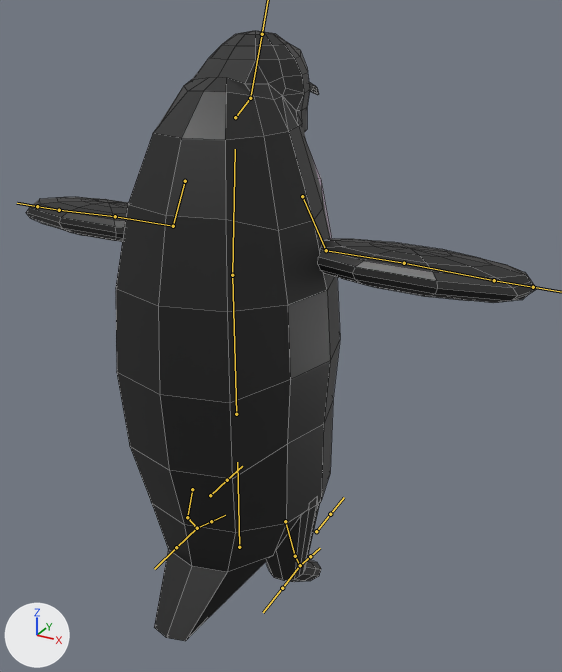
The FBX model Assets/Models/Player/Main/PenguinModel.fbx: old version first, new version second.
The view is the same before and after, from a 50 mm lens placed at (1.4, -2.19, 2.16), pointed at (0.1, 0.17, 0.98). Arrows for +X, +Y and +Z are at lower left; the lights stay in place. The bones that bend it are drawn over the model as lines. Mesh edges are drawn as thin lines.

In view in the first picture: 'Body'.
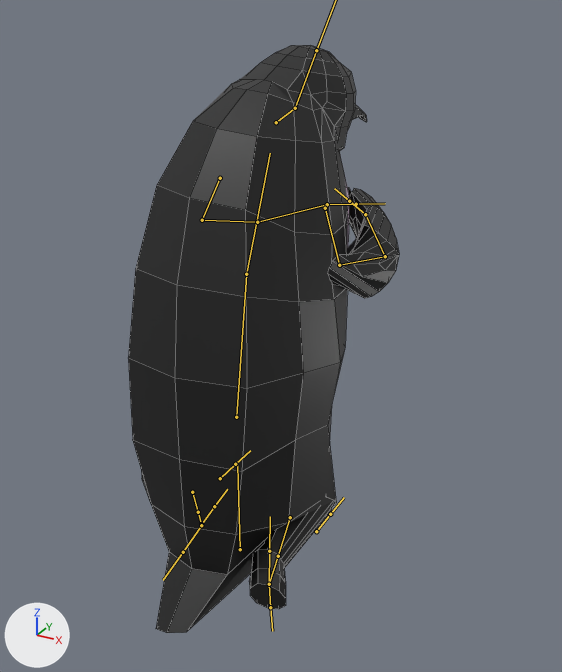
The newer file adds an action. The first version stands in its rest pose; the second is drawn at frame 6 of the action 'Armature|SwordSwing'.

Location of each change, (x1, y1, x2, y2) in pixels of the pictures (562 x 672 px):
'Body', posed (47% narrower)
    before: (26, 30, 536, 641)
    after: (129, 45, 399, 633)
bone 'Hips', root to tip
    before: (239, 547) to (237, 462)
    after: (240, 549) to (237, 464)
bone 'Spine', root to tip
    before: (236, 414) to (232, 275)
    after: (236, 417) to (246, 274)
bone 'Chest', root to tip
    before: (232, 275) to (235, 149)
    after: (246, 274) to (270, 153)
bone 'Upper Arm.L', root to tip
    before: (173, 226) to (115, 216)
    after: (202, 220) to (257, 222)
bone 'Lower Arm.L', root to tip
    before: (115, 216) to (59, 210)
    after: (257, 222) to (327, 204)
bone 'Hand.L', root to tip
    before: (59, 210) to (37, 206)
    after: (327, 204) to (356, 204)
bone 'Upper Arm.R', root to tip
    before: (326, 250) to (404, 263)
    after: (339, 265) to (385, 256)
bone 'Lower Arm.R', root to tip
    before: (404, 263) to (494, 280)
    after: (385, 256) to (365, 214)
bone 'Hand.R', root to tip
    before: (494, 280) to (533, 287)
    after: (365, 214) to (349, 201)
bone 'Upper Leg.L', root to tip
    before: (192, 489) to (187, 517)
    after: (192, 492) to (198, 512)
bone 'Lower Leg.L', root to tip
    before: (187, 517) to (197, 528)
    after: (198, 512) to (201, 524)
bone 'Foot.L', root to tip
    before: (197, 528) to (211, 521)
    after: (201, 524) to (214, 506)
bone 'Upper Leg.R', root to tip
    before: (285, 521) to (295, 556)
    after: (290, 517) to (278, 556)
bone 'Lower Leg.R', root to tip
    before: (295, 556) to (300, 565)
    after: (278, 556) to (269, 584)
bone 'Foot.R', root to tip
    before: (300, 565) to (310, 556)
    after: (269, 584) to (270, 607)

Edits to the bpy script that builds the scene:
```text
Change bone_hips:
    where bone_hips = bpy.data.objects['Armature'].pose.bones['Hips']
    bone_hips.location: (0.0, 0.0, 0.0) -> (0.0, -0.012, 0.0)
Change bone_spine:
    where bone_spine = bpy.data.objects['Armature'].pose.bones['Spine']  # child of 'Hips'
    bone_spine.rotation_quaternion: (1.0, 0.0, 0.0, 0.0) -> (0.997, 0.07, 0.04, 0.009)  # degrees (0, 0, 0) -> degrees (8, 5, 1)
Change bone_chest:
    where bone_chest = bpy.data.objects['Armature'].pose.bones['Chest']  # child of 'Spine'
    bone_chest.rotation_quaternion: (1.0, 0.0, 0.0, 0.0) -> (0.993, -0.007, -0.101, 0.053)  # degrees (0, 0, 0) -> degrees (-1, -12, 6)
Change bone_upper_arm_l:
    where bone_upper_arm_l = bpy.data.objects['Armature'].pose.bones['Upper Arm.L']  # child of 'Shoulder.L'
    bone_upper_arm_l.rotation_quaternion: (1.0, 0.0, 0.0, 0.0) -> (0.444, 0.16, -0.428, -0.771)  # degrees (0, 0, 0) -> degrees (54, -8, -124)
Change bone_lower_arm_l:
    where bone_lower_arm_l = bpy.data.objects['Armature'].pose.bones['Lower Arm.L']  # child of 'Upper Arm.L'
    bone_lower_arm_l.rotation_quaternion: (1.0, 0.0, 0.0, 0.0) -> (0.923, 0.088, 0.138, -0.348)  # degrees (0, 0, 0) -> degrees (4, 18, -41)
Change bone_hand_l:
    where bone_hand_l = bpy.data.objects['Armature'].pose.bones['Hand.L']  # child of 'Lower Arm.L'
    bone_hand_l.rotation_quaternion: (1.0, 0.0, 0.0, 0.0) -> (0.986, -0.123, -0.047, -0.105)  # degrees (0, 0, 0) -> degrees (-14, -7, -11)
Change bone_upper_arm_r:
    where bone_upper_arm_r = bpy.data.objects['Armature'].pose.bones['Upper Arm.R']  # child of 'Shoulder.R'
    bone_upper_arm_r.rotation_quaternion: (1.0, 0.0, 0.0, 0.0) -> (0.576, 0.239, 0.466, 0.628)  # degrees (0, 0, 0) -> degrees (62, 14, 103)
Change bone_lower_arm_r:
    where bone_lower_arm_r = bpy.data.objects['Armature'].pose.bones['Lower Arm.R']  # child of 'Upper Arm.R'
    bone_lower_arm_r.rotation_quaternion: (1.0, 0.0, 0.0, 0.0) -> (0.886, 0.018, 0.023, 0.463)  # degrees (0, 0, 0) -> degrees (3, 1, 55)
Change bone_hand_r:
    where bone_hand_r = bpy.data.objects['Armature'].pose.bones['Hand.R']  # child of 'Lower Arm.R'
    bone_hand_r.rotation_quaternion: (1.0, 0.0, 0.0, 0.0) -> (0.982, -0.092, 0.063, 0.152)  # degrees (0, 0, 0) -> degrees (-9, 9, 17)
Change bone_upper_leg_l:
    where bone_upper_leg_l = bpy.data.objects['Armature'].pose.bones['Upper Leg.L']  # child of 'Hips'
    bone_upper_leg_l.rotation_quaternion: (1.0, 0.0, 0.0, 0.0) -> (0.983, 0.167, -0.031, -0.067)  # degrees (0, 0, 0) -> degrees (19, -2, -8)
Change bone_lower_leg_l:
    where bone_lower_leg_l = bpy.data.objects['Armature'].pose.bones['Lower Leg.L']  # child of 'Upper Leg.L'
    bone_lower_leg_l.rotation_quaternion: (1.0, 0.0, 0.0, 0.0) -> (0.957, -0.254, 0.0, 0.139)  # degrees (0, 0, 0) -> degrees (-29, 4, 15)
Change bone_foot_l:
    where bone_foot_l = bpy.data.objects['Armature'].pose.bones['Foot.L']  # child of 'Lower Leg.L'
    bone_foot_l.rotation_quaternion: (1.0, 0.0, 0.0, 0.0) -> (0.929, 0.362, -0.064, -0.049)  # degrees (0, 0, 0) -> degrees (43, -5, -8)
Change bone_upper_leg_r:
    where bone_upper_leg_r = bpy.data.objects['Armature'].pose.bones['Upper Leg.R']  # child of 'Hips'
    bone_upper_leg_r.location: (0.0, 0.0, 0.0) -> (-0.002, -0.007, 0.032)
    bone_upper_leg_r.rotation_quaternion: (1.0, 0.0, 0.0, 0.0) -> (0.853, -0.511, -0.088, -0.058)  # degrees (0, 0, 0) -> degrees (-62, -12, -1)
Change bone_lower_leg_r:
    where bone_lower_leg_r = bpy.data.objects['Armature'].pose.bones['Lower Leg.R']  # child of 'Upper Leg.R'
    bone_lower_leg_r.rotation_quaternion: (1.0, 0.0, 0.0, 0.0) -> (0.977, -0.178, 0.0, -0.114)  # degrees (0, 0, 0) -> degrees (-20, -2, -13)
Change bone_foot_r:
    where bone_foot_r = bpy.data.objects['Armature'].pose.bones['Foot.R']  # child of 'Lower Leg.R'
    bone_foot_r.rotation_quaternion: (1.0, 0.0, 0.0, 0.0) -> (0.994, 0.087, -0.059, 0.008)  # degrees (0, 0, 0) -> degrees (10, -7, 0)
```
